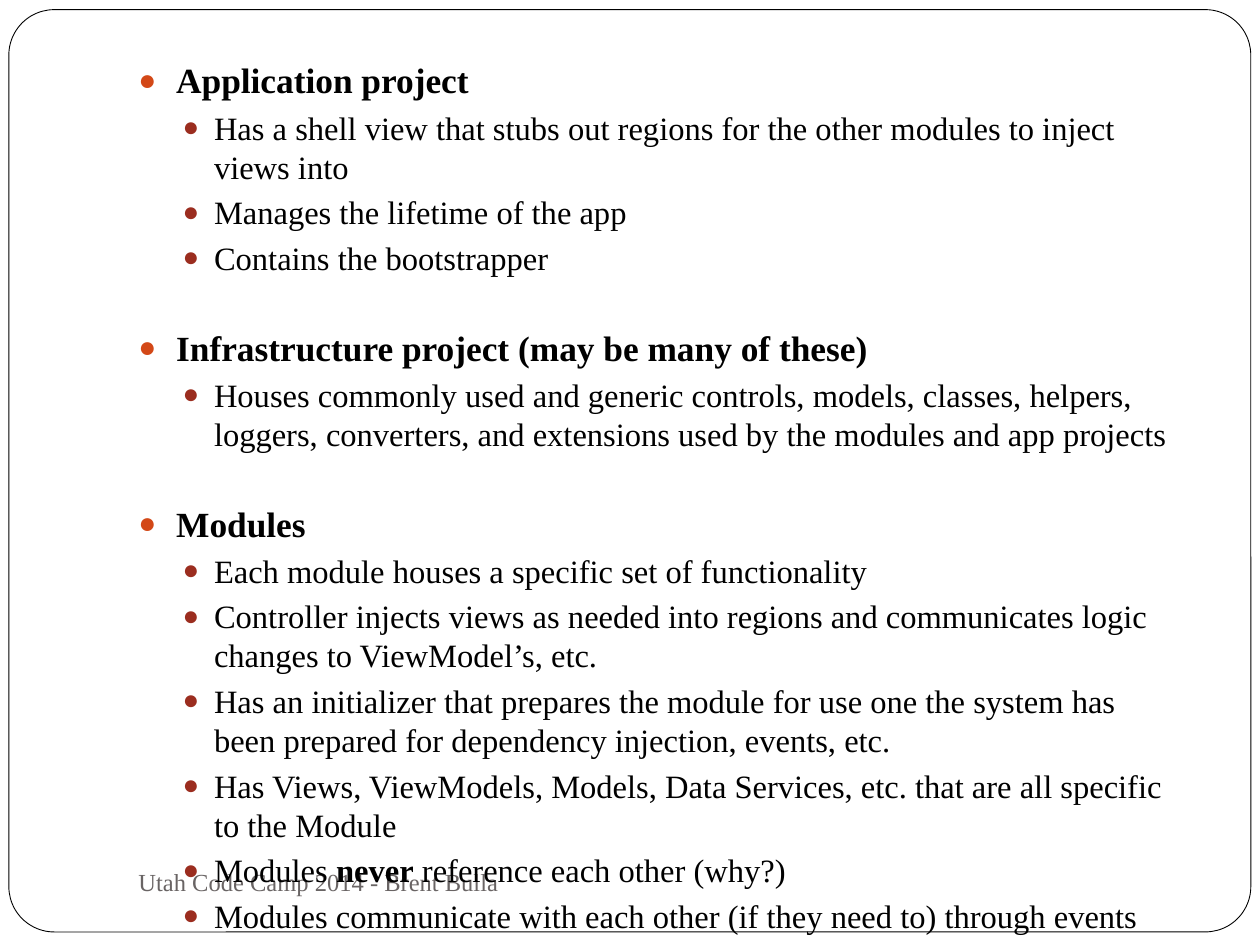
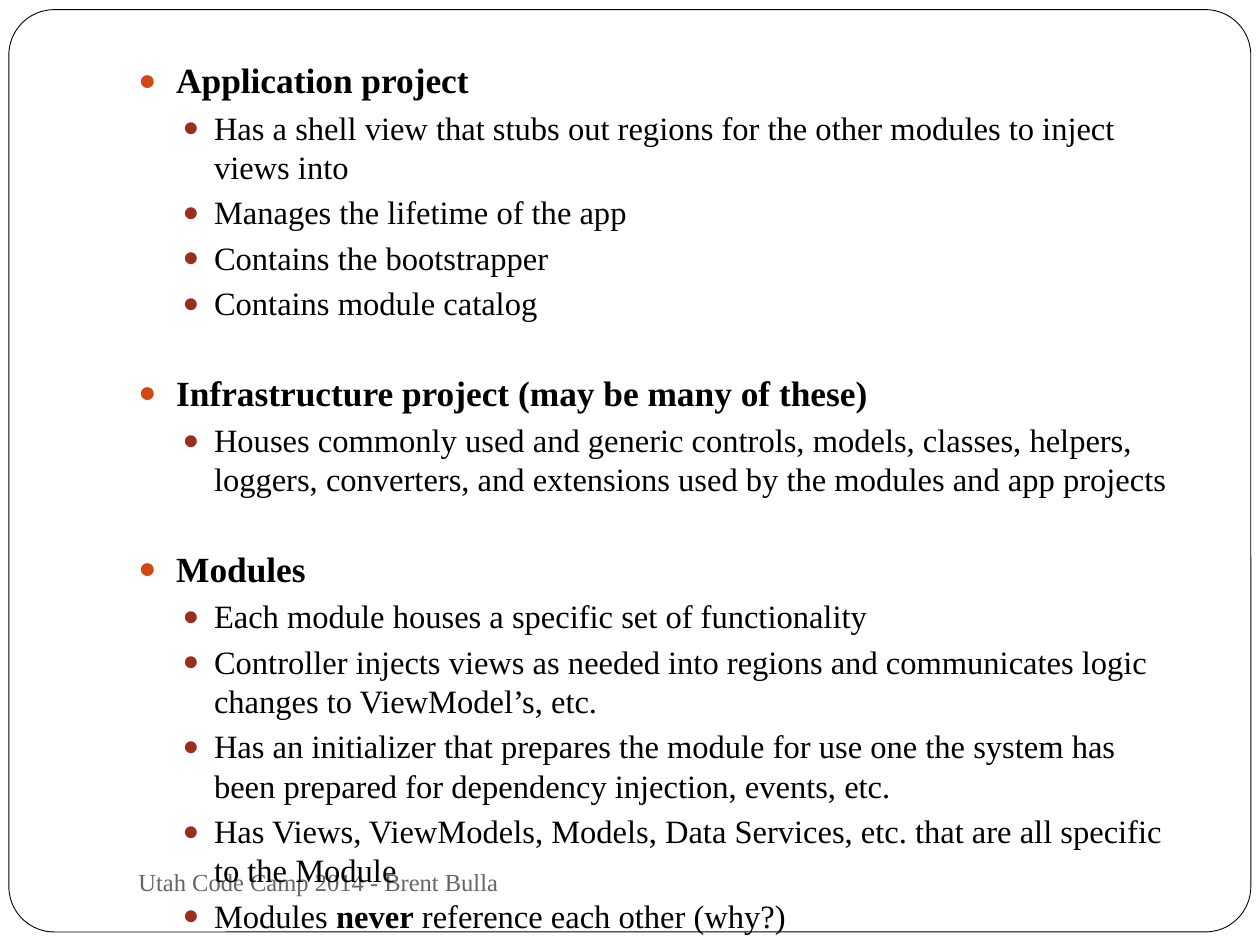
Before and after one commit to outbred/mvvmtwitterdemo, a slide deck: slide 18 of Applied MVVM.pptm. Drawn at 1260x945 pixels with LibreOffice and Linux fonts; fonts in the diff are those of the drawing. Boxes give left, top, right and bottom in pixels: in the first picture for what was removed or moved away, otherwise in the second. Text is boxed around its words. In the diff, an @@ line names an element or a change of style, - is before the commit and + after.

```diff
--- a/Applied MVVM.pptm
+++ b/Applied MVVM.pptm
@@ text at bbox=[214, 292, 537, 322]: paragraph added @@
+  ● Contains module catalog
```
Also in this commit, not shown: 6 other slides changed, 3 other files.
